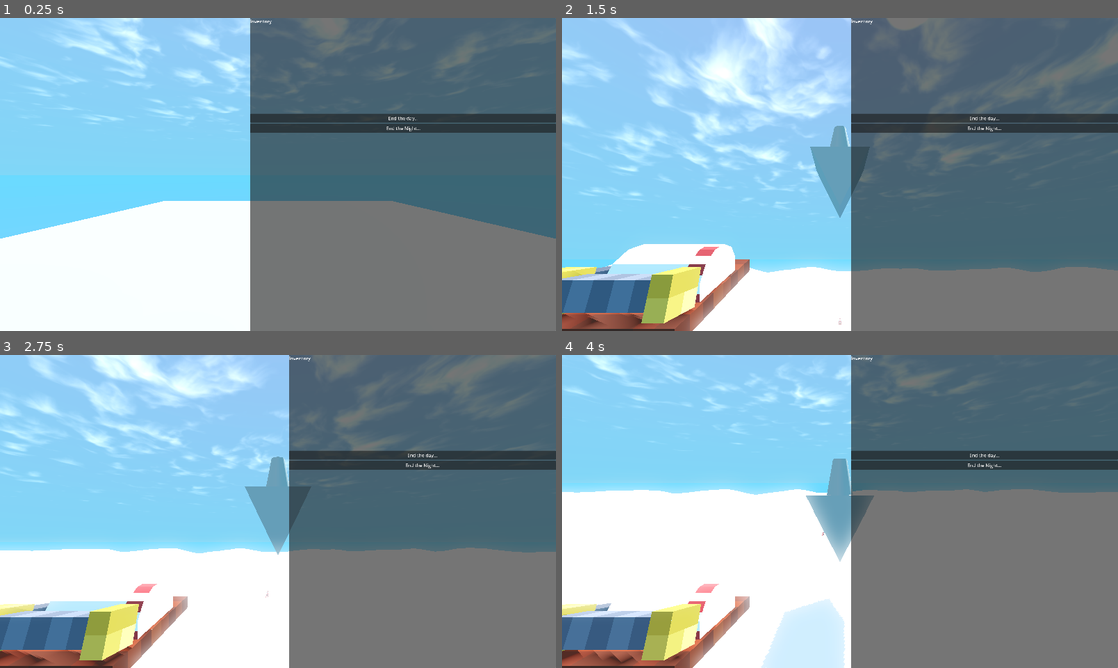
Above: before the commit, frames 1-4 (two rows, left to right).
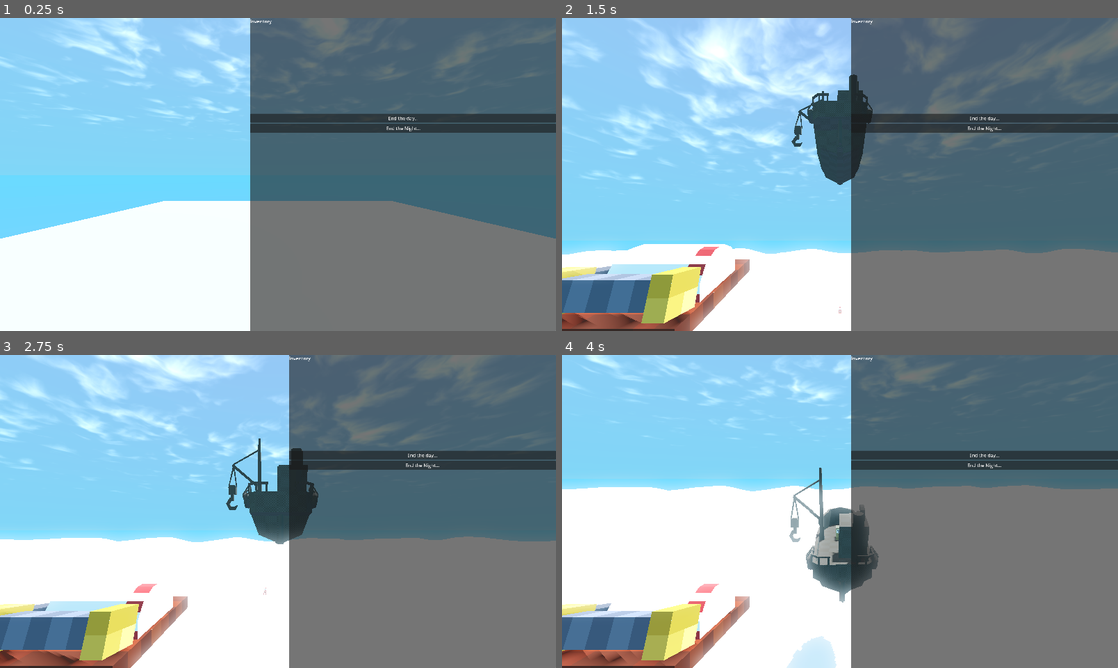
Above: after the commit, the same moments.

Repository: FrancoisBotha27709/Fish
Game: Godot game, scene res://GameState/Market/game.tscn
Two runs of this game, one before a commit and one after it. Both use one fixed random seed, a clock stepped at 60 frames per second and the inputs below. The engine's default icon, where the game draws it, is replaced by a stand-in: a white triangle on a blue panel in a dark square.
Inputs (mouse positions are in pixels of both pictures, inside the frame that each line leads up to):
- Up to frame 1 (0.25 s): no input
- Up to frame 2 (1.5 s): click "End the day..." at 0.5 s; click "End the day..." at 1.25 s
- Up to frame 3 (2.75 s): tap Enter at 2 s; move the mouse to (400, 495) at 2.02 s; press the mouse at (400, 495) at 2.03 s; hold D (boat_turn_right) from 2.03 s (still down)
- Up to frame 4 (4 s): release D (boat_turn_right) at 2.75 s; release the mouse at (962, 495) at 2.75 s; drag from (728, 527) to (812, 574) at 2.77 s; move the mouse to (895, 442) at 3.52 s; press the mouse at (895, 442) at 3.53 s; hold D (boat_turn_right) from 3.53 s (still down)

The runs differ from the first frame. In frame 2, 17% of the frame differs, in the area x 0-100%, y 0-100%; in frame 3, 13%; in frame 4, 8.3%.

Commit message:
Prototype boat added to scene, camera and environment tweaks
Added the boat to the PlayerFish scene.
Added a node3d input to camera_rig script to point at the camera target node.
Added a bit of ambient color to test, as the sky doesn't appear to be affecting it currently.

Diff:
--- a/GameState/Fishing/Fishing.tscn
+++ b/GameState/Fishing/Fishing.tscn
@@ -4,6 +4,7 @@
 [ext_resource type="PackedScene" uid="uid://c2x5n3xa7tbvj" path="res://GameState/environment.tscn" id="4_cgxg8"]
 [ext_resource type="PackedScene" uid="uid://b2sp7qcrjg13i" path="res://GameState/Fishing/camera_rig.tscn" id="5_08esg"]
 [ext_resource type="PackedScene" uid="uid://63mku0k5ogqq" path="res://Player/Fishing/PlayerFish.tscn" id="5_ndv5f"]
+[ext_resource type="PackedScene" uid="uid://dcbrwdbk28bco" path="res://Assets/3D/Temp_Crate/Crate.gltf" id="5_os8xo"]
 [ext_resource type="PackedScene" uid="uid://cmnu6yv52pp56" path="res://GameState/Fishing/spots/fishing_spot.tscn" id="6_45qf1"]
 [ext_resource type="Script" uid="uid://chavq1q5fnwrr" path="res://GameState/Fishing/Water/Systems/BuoyancySystem.gd" id="7_08esg"]
 [ext_resource type="PackedScene" uid="uid://cyiehf5ppu4hq" path="res://GameState/Fishing/Water/wo_ws_water.tscn" id="7_ib3f6"]
@@ -15,18 +16,22 @@
 
 [node name="Environment" parent="." unique_id=2110845524 instance=ExtResource("4_cgxg8")]
 
-[node name="CameraRig" parent="." unique_id=2083488559 node_paths=PackedStringArray("target") instance=ExtResource("5_08esg")]
+[node name="CameraRig" parent="." unique_id=2083488559 node_paths=PackedStringArray("target", "characterTarget") instance=ExtResource("5_08esg")]
 transform = Transform3D(0.44059196, 0.5864284, 0.67969143, 0.16846986, -0.7977027, 0.57904077, 0.8817577, -0.1406132, -0.4502569, 0, -0.74191463, 0)
-target = NodePath("../PlayerFish")
+target = NodePath("../PlayerFish/CameraTarget")
+characterTarget = NodePath("../PlayerFish")
 target_height = 5.0
-distance = 17.5
+distance = 20.0
 
 [node name="PlayerFish" parent="." unique_id=1016697865 instance=ExtResource("5_ndv5f")]
-transform = Transform3D(5, 0, 0, 0, 5, 0, 0, 0, 5, 0, 16.910425, -21.227451)
+transform = Transform3D(1, 0, 0, 0, 1, 0, 0, 0, 1, 0, 16.910425, -21.227451)
 max_speed = 1.5
 acceleration = 0.5
 deceleration = 0.8
 turn_speed = 0.6
+
+[node name="Crate2" parent="PlayerFish" unique_id=358170141 instance=ExtResource("5_os8xo")]
+transform = Transform3D(1, 0, 0, 0, 1, 0, 0, 0, 1, 0, 0.4822502, 0)
 
 [node name="fishingSpot" parent="." unique_id=73682153 node_paths=PackedStringArray("player") instance=ExtResource("6_45qf1")]
 transform = Transform3D(0.99999994, 0, 0, 0, 1, 0, 0, 0, 1, 0, 0, -51.337135)
--- a/GameState/environment.tscn
+++ b/GameState/environment.tscn
@@ -42,6 +42,8 @@
 [sub_resource type="Environment" id="Environment_a6qg4"]
 background_mode = 2
 sky = SubResource("Sky_8bpc5")
+ambient_light_color = Color(0.5934, 0.7755767, 0.86, 1)
+ambient_light_sky_contribution = 0.75
 tonemap_mode = 2
 glow_enabled = true
 
--- a/Player/Fishing/PlayerFish.tscn
+++ b/Player/Fishing/PlayerFish.tscn
@@ -2,6 +2,7 @@
 
 [ext_resource type="Script" uid="uid://lxycyrd3rjyd" path="res://Player/Fishing/player_fish.gd" id="1_e0vli"]
 [ext_resource type="PackedScene" uid="uid://uhh2dw8abi5d" path="res://Player/User Interface/ui.tscn" id="2_a5qob"]
+[ext_resource type="PackedScene" uid="uid://1p82itlf0ktq" path="res://Assets/3D/Boat/Boat_Test.gltf" id="3_0flux"]
 
 [sub_resource type="PrismMesh" id="PrismMesh_kf124"]
 
@@ -27,15 +28,20 @@
 offset_left = 997.0
 
 [node name="CameraTarget" type="Node3D" parent="." unique_id=280868501]
+transform = Transform3D(1, 0, 0, 0, 1, 0, 0, 0, 1, 0, 0, -7.5)
 
 [node name="MeshInstance3D" type="MeshInstance3D" parent="." unique_id=570671286]
 transform = Transform3D(-1, 8.742278e-08, 0, -8.742278e-08, -1, 0, 0, 0, 1, 0, 0, 0)
+visible = false
 mesh = SubResource("PrismMesh_kf124")
 
 [node name="MeshInstance3D" type="MeshInstance3D" parent="MeshInstance3D" unique_id=600338791]
 transform = Transform3D(-1, -8.742278e-08, 0, 8.742278e-08, -1, 0, 0, 0, 1, -6.6660945e-08, -0.7625123, 0.22164142)
+visible = false
 mesh = SubResource("CylinderMesh_kf124")
 
-[node name="CollisionShape3D2" type="CollisionShape3D" parent="." unique_id=1167984669]
+[node name="CollisionShape3D" type="CollisionShape3D" parent="." unique_id=1167984669]
 transform = Transform3D(-1, 8.742278e-08, 0, -8.742278e-08, -1, 0, 0, 0, 1, 0, 0, 0)
 shape = SubResource("ConvexPolygonShape3D_kf124")
+
+[node name="Boat_Test" parent="." unique_id=1091986385 instance=ExtResource("3_0flux")]
--- a/Player/Fishing/camera_rig.gd
+++ b/Player/Fishing/camera_rig.gd
@@ -1,7 +1,11 @@
 extends Node3D
 class_name CameraRig
 
-@export var target: CharacterBody3D
+# Node3d that the camera points rowards
+@export var target: Node3D
+# CharacterBody - used for when target velocity is required
+@export var characterTarget: CharacterBody3D
+
 @export var camera: Camera3D
 
 @export_group("Follow")
@@ -76,7 +80,7 @@
 	if (
 		not _rotating
 		and _time_since_input > recenter_delay
-		and Vector2(target.velocity.x, target.velocity.z).length() > minimum_move_speed):
+		and Vector2(characterTarget.velocity.x, characterTarget.velocity.z).length() > minimum_move_speed):
 		orbit_offset = lerp(orbit_offset, 0.0, 1.0 - exp(-recenter_speed * delta))
 
 	# Boat yaw + player orbit.
--- a/project.godot
+++ b/project.godot
@@ -26,6 +26,10 @@
 window/size/mode=2
 window/stretch/mode="viewport"
 window/stretch/aspect="keep_height"
+
+[dotnet]
+
+project/assembly_name="Fisher"
 
 [global_group]
 
Binary file changed: Assets/3D/Temp_Crate/Crate.bin
Not shown, changed: Assets/3D/Temp_Crate/Crate.gltf
Not shown, changed: Assets/3D/Temp_Crate/Crate_Texture.png.import
